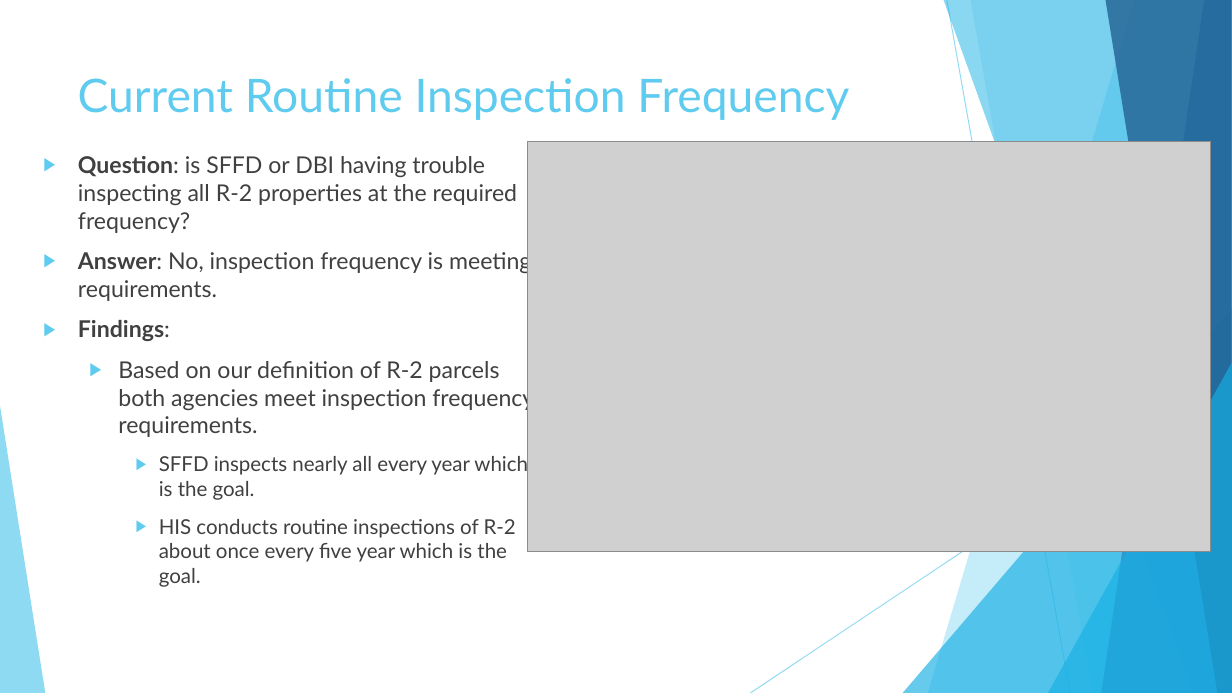
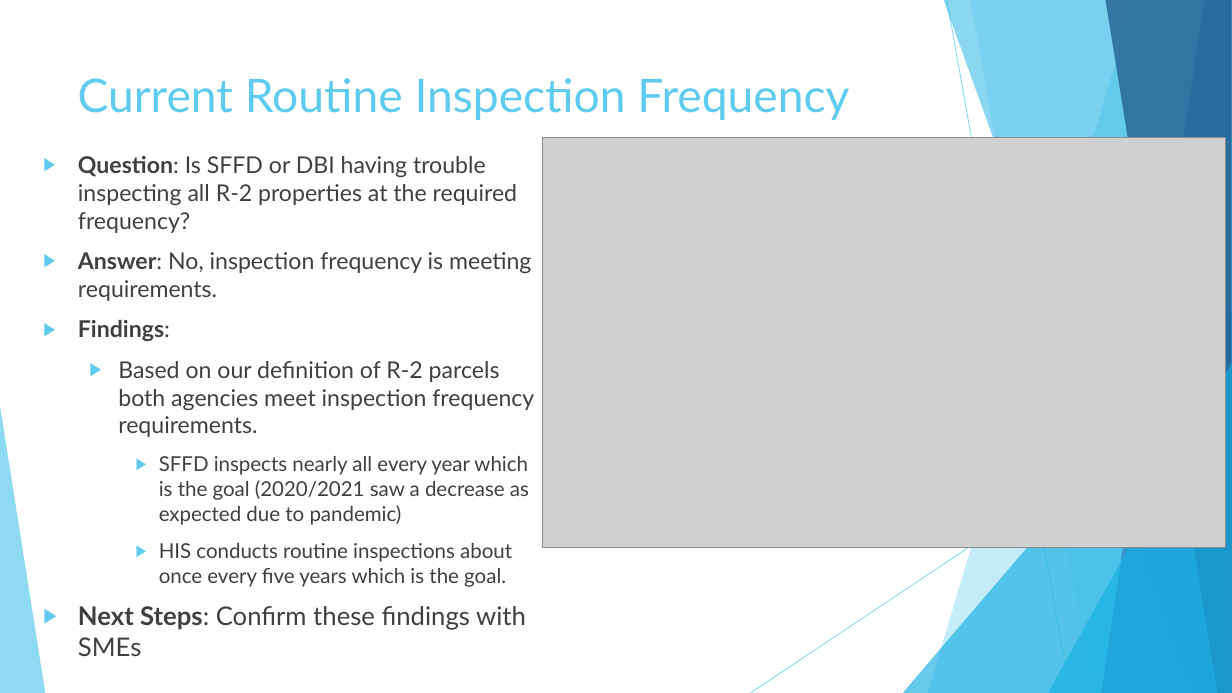
Before and after one commit to justinirving314/sfpd_ds_question, a slide deck: slide 6 of SFPD Interview Presentation.pptx. Drawn at 1232x693 pixels with LibreOffice and Linux fonts; fonts in the diff are those of the drawing; grey boxes stand for pictures. Boxes give left, top, right and bottom in pixels: in the first picture for what was removed or moved away, otherwise in the second. Text is boxed around its words. In the diff, an @@ line names an element or a change of style, - is before the commit and + after.

```diff
--- a/SFPD Interview Presentation.pptx
+++ b/SFPD Interview Presentation.pptx
@@ picture moved from (x1=528, y1=141, x2=1212, y2=552) to (x1=543, y1=137, x2=1226, y2=547) @@
@@ text at (x1=78, y1=156, x2=517, y2=233): text changed @@
-▶ Question: is SFFD or DBI having trouble inspecting all R-2 properties at the required frequency?
+▶ Question: Is SFFD or DBI having trouble inspecting all R-2 properties at the required frequency?
@@ text at (x1=78, y1=456, x2=529, y2=656): text changed @@
-    ▶ SFFD inspects nearly all every year which is the goal.
-    ▶ HIS conducts routine inspections of R-2 about once every five year which is the goal.
+    ▶ SFFD inspects nearly all every year which is the goal (2020/2021 saw a decrease as expected due to pandemic)
+    ▶ HIS conducts routine inspections about once every five years which is the goal.
+▶ Next Steps: Confirm these findings with SMEs
```
Also in this commit, not shown: 10 other slides changed, 4 other files.
